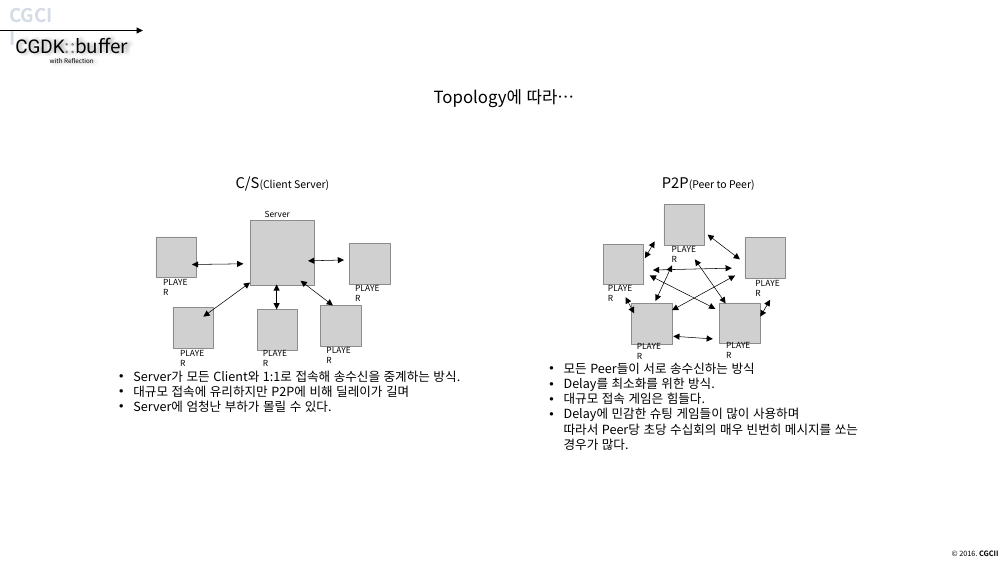
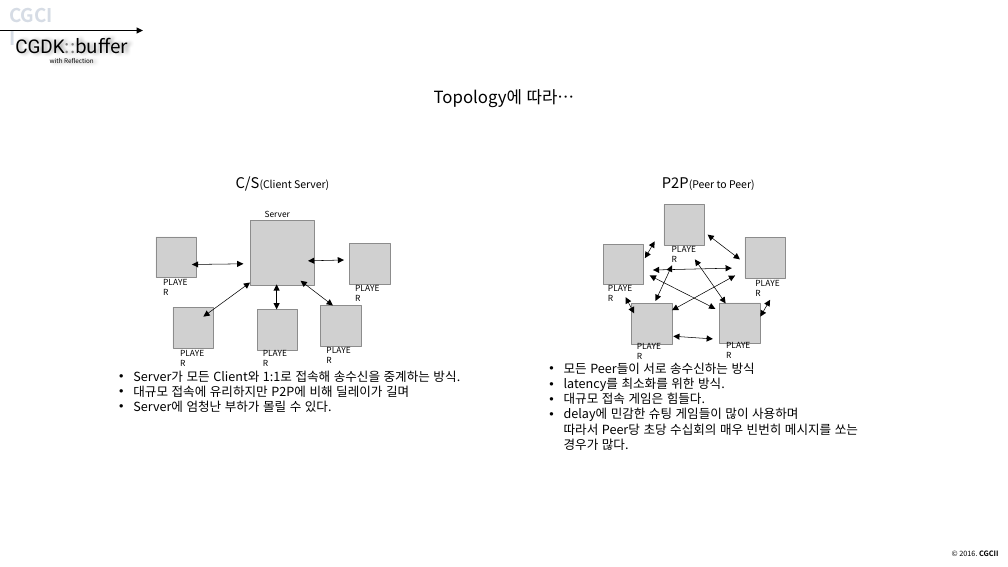
Before and after one commit to CGLabs/CGDK.buffer, a slide deck: slide 7 of C++/document/intruduce_CGDK.buffer.pptx. Drawn at 1008x567 pixels with LibreOffice and Linux fonts; fonts in the diff are those of the drawing; grey boxes stand for pictures. Boxes give left, top, right and bottom in pixels: in the first picture for what was removed or moved away, otherwise in the second. Text is boxed around its words. In the diff, an @@ line names an element or a change of style, - is before the commit and + after.

```diff
--- a/C++/document/intruduce_CGDK.buffer.pptx
+++ b/C++/document/intruduce_CGDK.buffer.pptx
@@ text at [564, 377, 725, 391]: text changed @@
-• Delay를 최소화를 위한 방식.
+• latency를 최소화를 위한 방식.
@@ text at [564, 407, 858, 450]: text changed @@
-• Delay에 민감한 슈팅 게임들이 많이 사용하며
-  따라서 Peer당 초당 수십회의 매우 빈번히 메시지를 쏘는 경우가 많다.
+• delay에 민감한 슈팅 게임들이 많이 사용하며
+  따라서 Peer당 초당 수십회의 매우 빈번히 메시지를 쏘는 경우가 많다.
```
Also in this commit, not shown: 1 other slide changed.
